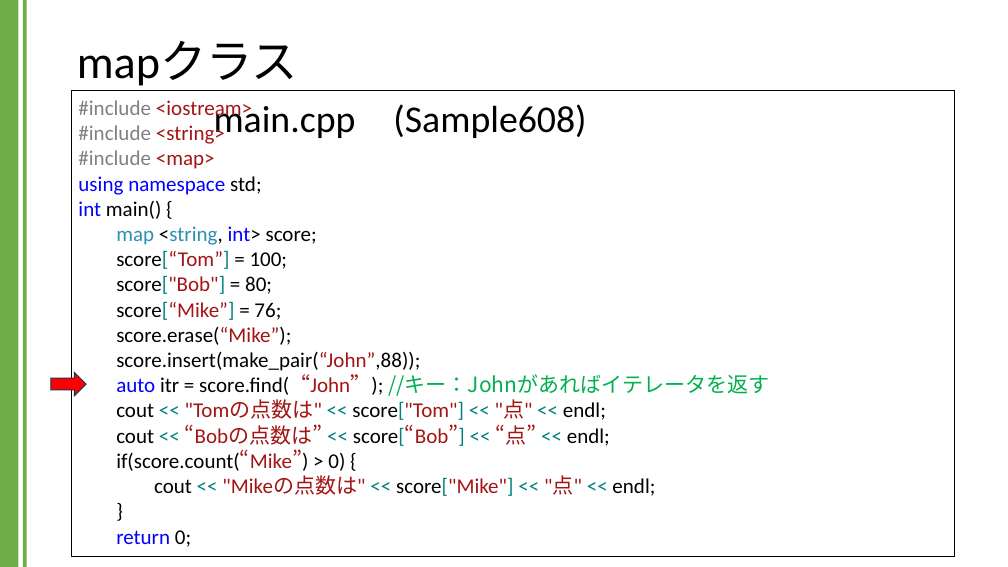
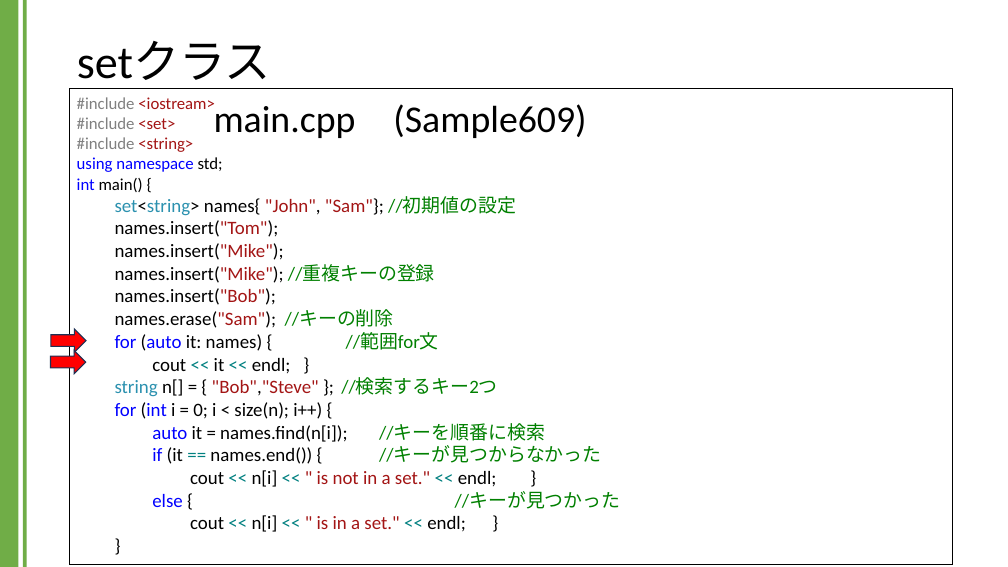
Before and after one commit to kic-murata/cpp2024, a slide deck: slide 8 of 授業資料/講義資料：Setクラス.pptx. Drawn at 1008x567 pixels with LibreOffice and Linux fonts; fonts in the diff are those of the drawing. Boxes give left, top, right and bottom in pixels: in the first picture for what was removed or moved away, otherwise in the second. Text is boxed around its words. In the diff, an @@ line names an element or a change of style, - is before the commit and + after.

```diff
--- a/授業資料/講義資料：Setクラス.pptx
+++ b/授業資料/講義資料：Setクラス.pptx
@@ title at [77,41,271,89]: text changed @@
-mapクラス
+setクラス
@@ rectangle "#include <iostream>": place and size @@
-rectangle "#include <iostream>" at [71,91,955,557]
+rectangle "#include <iostream>" at [70,89,954,565]
@@ text in rectangle at [77,117,175,129]: paragraph added @@
+#include <set>
@@ text in rectangle at [77,97,223,192]: size 20 to 16 pt in "#include <iostream>", "#include <string>", "using namespace std;", "int main() {" @@
@@ text at [214,104,586,138]: text changed @@
-main.cpp (Sample608)
+main.cpp (Sample609)
@@ text in rectangle at [78,150,215,169]: paragraph removed @@
-#include <map>
@@ text in rectangle at [115,196,621,532]: text changed; size 20 to 18 pt @@
-map <string, int> score;
-score[“Tom”] = 100;
-score["Bob"] = 80;
-score[“Mike”] = 76;
-score.erase(“Mike”);
-score.insert(make_pair(“John”,88));
-auto itr = score.find(“John”); //キー：Johnがあればイテレータを返す
-cout << "Tomの点数は" << score["Tom"] << "点" << endl;
-cout << “Bobの点数は” << score[“Bob”] << “点” << endl;
-if(score.count(“Mike”) > 0) {
-cout << "Mikeの点数は" << score["Mike"] << "点" << endl;
-}
-return 0;
+set<string> names{ "John", "Sam"}; //初期値の設定
+names.insert("Tom");
+names.insert("Mike");
+names.insert("Mike"); //重複キーの登録
+names.insert("Bob");
+names.erase("Sam"); //キーの削除
+for (auto it: names) { //範囲for文
+cout << it << endl; }
+string n[] = { "Bob","Steve" }; //検索するキー2つ
+for (int i = 0; i < size(n); i++) {
+auto it = names.find(n[i]); //キーを順番に検索
+if (it == names.end()) { //キーが見つからなかった
+cout << n[i] << " is not in a set." << endl; }
+else { //キーが見つかった
+cout << n[i] << " is in a set." << endl; }
+}
@@ right arrow added at [51,329,86,352], fill #FF0000, outline #1E3256 1 pt @@
@@ right arrow: place and size @@
-right arrow at [51,373,86,396]
+right arrow at [51,350,86,374]
```
Also in this commit, not shown: 6 other slides changed, 3 slides added, 3 slides removed, 1 other file.
